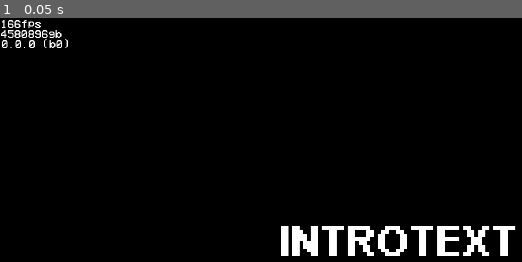
Above: before the commit, frame 1.
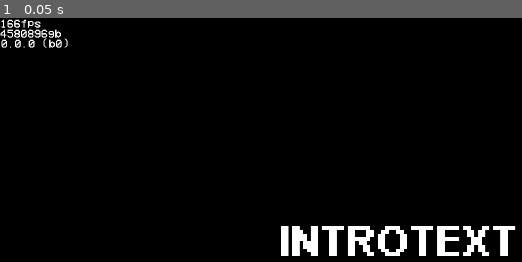
Above: after the commit, the same moment.

Repository: VizzyPop-GH/GimmeDevRole-Game
Game: Godot game, scene res://Scenes/title.tscn
Two runs of this game, one before a commit and one after it. Both use one fixed random seed, a clock stepped at 60 frames per second and the inputs below.
Inputs:
- Up to frame 1 (0.05 s): no input

The runs differ from the first frame. In frame 1, 0.6% of the frame differs, in the area x 0-14%, y 0-13%.
Error after the commit: Invalid access to property or key 'contributions' on a base object of type 'Nil'. (res://Scripts/FPSCounter.gd:32)

Commit message:
add build numbers (based on commits using webrequests)

Diff:
--- a/Objects/FPSCounter.tscn
+++ b/Objects/FPSCounter.tscn
@@ -1,26 +1,29 @@
-[gd_scene load_steps=4 format=3 uid="uid://dq7iymadrh1o0"]
+[gd_scene load_steps=5 format=3 uid="uid://dq7iymadrh1o0"]
 
 [ext_resource type="Script" path="res://Scripts/FPSCounter.gd" id="1_1cp28"]
 [ext_resource type="FontFile" uid="uid://cyi6cld5cxaan" path="res://Fonts/vcr.ttf" id="1_pxsaj"]
+[ext_resource type="Script" path="res://main.gd" id="3_lc61w"]
 
 [sub_resource type="LabelSettings" id="LabelSettings_rlj2b"]
 font = ExtResource("1_pxsaj")
 font_size = 140
 
 [node name="FPSCounter" type="Node2D"]
+
+[node name="CanvasLayer" type="CanvasLayer" parent="."]
 script = ExtResource("1_1cp28")
 
-[node name="scaler" type="Sprite2D" parent="."]
+[node name="scaler" type="Sprite2D" parent="CanvasLayer"]
 scale = Vector2(0.2, 0.2)
 
-[node name="fps" type="Label" parent="scaler"]
+[node name="fps" type="Label" parent="CanvasLayer/scaler"]
 offset_right = 58.0
 offset_bottom = 23.0
 text = "98475698457749567fps"
 label_settings = SubResource("LabelSettings_rlj2b")
 metadata/_edit_use_anchors_ = true
 
-[node name="mem" type="Label" parent="scaler"]
+[node name="mem" type="Label" parent="CanvasLayer/scaler"]
 offset_top = 120.0
 offset_right = 492.0
 offset_bottom = 247.0
@@ -28,7 +31,7 @@
 label_settings = SubResource("LabelSettings_rlj2b")
 metadata/_edit_use_anchors_ = true
 
-[node name="ver" type="Label" parent="scaler"]
+[node name="ver" type="Label" parent="CanvasLayer/scaler"]
 offset_left = 10.0
 offset_top = 240.0
 offset_right = 830.0
@@ -37,4 +40,9 @@
 label_settings = SubResource("LabelSettings_rlj2b")
 metadata/_edit_use_anchors_ = true
 
-[node name="Github" type="HTTPRequest" parent="."]
+[node name="Github" type="HTTPRequest" parent="CanvasLayer"]
+
+[node name="main" type="Node" parent="CanvasLayer"]
+script = ExtResource("3_lc61w")
+
+[connection signal="request_completed" from="CanvasLayer/Github" to="CanvasLayer" method="_on_github_request_completed"]
--- a/Scripts/FPSCounter.gd
+++ b/Scripts/FPSCounter.gd
@@ -1,13 +1,33 @@
-extends Node2D
+extends CanvasLayer
 
 @onready var fps = get_node("scaler/fps")
 @onready var mem = get_node("scaler/mem")
 @onready var ver = get_node("scaler/ver")
+@onready var main = get_node("main")
+var buildNum = 0
 # Called when the node enters the scene tree for the first time.
 func _ready():
-	pass # Replace with function body.
+	GetBuildNumber()
+
+
 
 
 # Called every frame. 'delta' is the elapsed time since the previous frame.
 func _process(delta):
 	$scaler/fps.text = str(int(delta * 10000)) + "fps"
+
+
+
+func GetBuildNumber():
+	$Github.request("https://api.github.com/repos/VizzyPop-GH/GimmeDevRole-Game/contributors")
+
+func _on_github_request_completed(result, response_code, headers, body):
+
+	var thej = body.get_string_from_utf8().replace("\\", "")
+	thej = thej.replace("[", "")
+	thej = thej.replace("]", "") # get rid of that damn shit
+	var jsonParser = JSON.new()
+	var error = jsonParser.parse(thej)
+	var parsed = jsonParser.get_data()
+	buildNum = parsed.contributions
+	ver.text = main.version + " (b" + str(buildNum) + ")"
